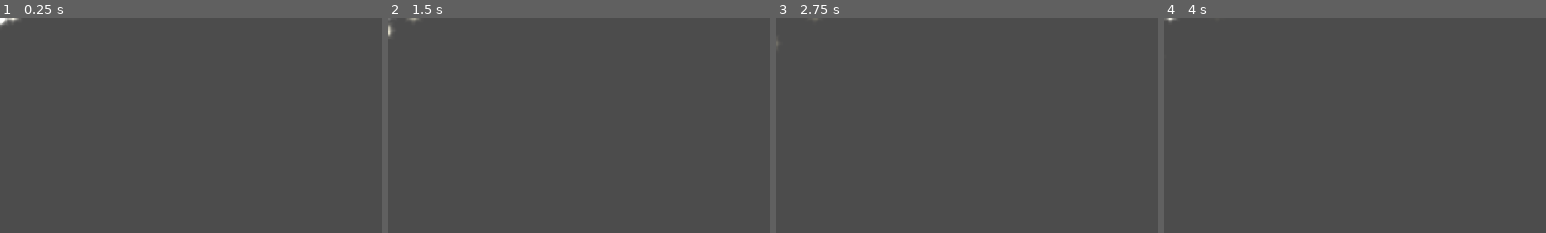
Above: before the commit, frames 1-4 (left to right).
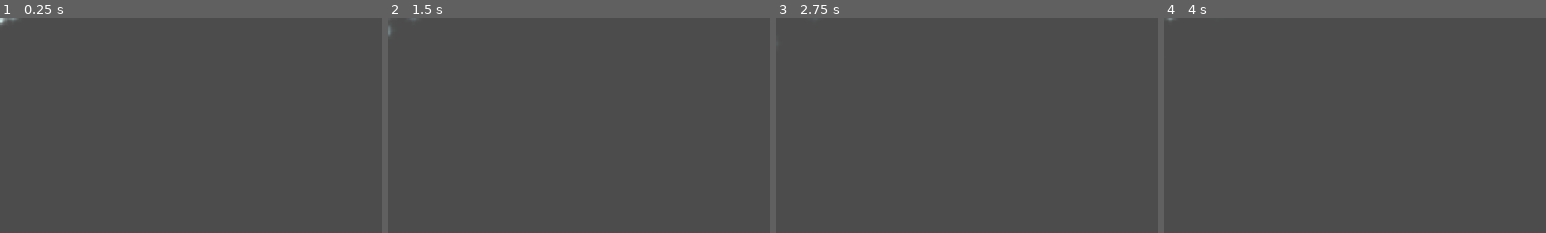
Above: after the commit, the same moments.

Repository: mephistia/haunt-and-seek
Game: Godot game, scene res://Scenes/Ghost.tscn
Same seed, same stepped clock (60 frames per second), same inputs: the game is played once before the commit and once after it. This scene is started directly instead of the project's main scene.
Inputs:
- Up to frame 1 (0.25 s): no input
- Up to frame 2 (1.5 s): tap Enter at 0.5 s; hold D (move_right) 0.53-1.28 s; hold Space (main_action) 0.53-1.28 s; hold S (move_down) from 1.28 s (still down); tap 1 (item_1) at 1.35 s
- Up to frame 3 (2.75 s): tap Space (main_action) at 1.55, 2.3 s; tap Enter at 2 s; release S (move_down) at 2.03 s; hold D (move_right) from 2.03 s (still down); hold 2 (item_2) from 2.03 s (still down)
- Up to frame 4 (4 s): tap Space (main_action) at 2.75, 2.85, 3.8 s; release D (move_right) at 2.78 s; release 2 (item_2) at 2.78 s; hold W (move_up) 2.78-3.53 s; tap Enter at 3.5 s; hold A (move_left) from 3.53 s (still down); hold 3 (tecla_3) from 3.53 s (still down)
The pictures show only the part of the screen within x 0-50%, y 0-50%; the shares and areas given below are measured in that part.

The runs differ from the first frame. In frame 1, 0.1% of the frame differs, in the area x 0-5%, y 0-4%; in frame 2, less than 0.1%; in frame 3, less than 0.1%; in frame 4, less than 0.1%.
Error in both runs: Attempt to call function 'get_node' in base 'null instance' on a null instance. (res://Scenes/Ghost.gd:28)

Commit message:
Começando modificar o rastro

Diff:
--- a/Scenes/Ghost.gd
+++ b/Scenes/Ghost.gd
@@ -30,14 +30,14 @@
 
 func _ready():
 	gamestate.connect("game_started", self, "game_has_started")
-	$RClickTimer.wait_time = cooldown
-	$RClickDuration.wait_time = duration
-	$RClickFeedback.hide()
+	$MainActionTimer.wait_time = cooldown
+	$MainActionDuration.wait_time = duration
+	$MainActionFeedback.hide()
 	$AnimatedSprite.animation = "ghost"
 	speed = normal_speed
 	detection_area = get_node("DetectionArea/DetectionShape").shape.radius * 2
-	$RClickTimer.connect("timeout", self, "_on_RClickTimer_timeout")
-	$RClickDuration.connect("timeout", self, "_on_RClickDuration_timeout")
+	$MainActionTimer.connect("timeout", self, "_on_MainActionTimer_timeout")
+	$MainActionDuration.connect("timeout", self, "_on_MainActionDuration_timeout")
 	randomize()
 	.on_ready() # Chamar função pai ("super")
 
@@ -55,7 +55,7 @@
 			maria.connect("stopped_capturing", self, "_on_Maria_stopped_capturing")
 
 func _process(delta):
-	$RClickFeedback.text = "%3.1f" % $RClickTimer.time_left
+	$MainActionFeedback.text = "%3.1f" % $MainActionTimer.time_left
 	# velocidade diminui quanto mais próximo de maria
 	if is_network_master() and maria:
 		var distance = maria.global_position.distance_to(global_position)
@@ -81,17 +81,17 @@
 				$AnimatedSprite.hide()
 
 func haunt(should_paralyze):
-	$RClickTimer.start()
-	$RClickDuration.start()
-	$RClickFeedback.show()
+	$MainActionTimer.start()
+	$MainActionDuration.start()
+	$MainActionFeedback.show()
 	rpc("play_random")
 	can_haunt = false
 	rpc("emit_haunting")
 	print("Paralisar? " + str(should_paralyze))
 	if (should_paralyze):
 		# randomizar tempo
-		$RClickDuration.wait_time = rand_range(0.8, 3.2)
-		$RClickTimer.wait_time = rand_range(5.3, 9.2)
+		$MainActionDuration.wait_time = rand_range(0.8, 3.2)
+		$MainActionTimer.wait_time = rand_range(5.3, 9.2)
 		if maria:
 			rpc("set_new_contained_diff", 25)
 		rpc("set_paralyzed", true)
@@ -99,7 +99,6 @@
 
 sync func set_new_contained_diff(value):
 	maria.max_contained_diff = value
-	print("Maria contained diff: " + str(value))
 
 sync func set_paralyzed(value):
 	is_paralyzed = value
@@ -110,12 +109,12 @@
 	else:
 		$AnimatedSprite.show()
 
-func _on_RClickTimer_timeout():
-	$RClickFeedback.hide()
+func _on_MainActionTimer_timeout():
+	$MainActionFeedback.hide()
 	if !is_on_detection_area:
 		can_haunt = true
 
-func _on_RClickDuration_timeout():
+func _on_MainActionDuration_timeout():
 	if is_paralyzed:
 		rset("puppet_pos", old_position)
 		position = old_position
@@ -167,7 +166,7 @@
 func _on_DetectionArea_body_exited(body):
 	if is_network_master() and body.get_name() == "Maria":
 		is_on_detection_area = false
-		if !can_haunt and $RClickTimer.time_left == 0:
+		if !can_haunt and $MainActionTimer.time_left == 0:
 			can_haunt = true
 	if is_network_master() and body.is_in_group("Objects"):
 		object_to_haunt = null
--- a/Scenes/Ghost.tscn
+++ b/Scenes/Ghost.tscn
@@ -21,7 +21,8 @@
 light_mode = 2
 
 [sub_resource type="Gradient" id=4]
-colors = PoolColorArray( 0.998291, 1, 0.992188, 1, 1, 0.884436, 0.356863, 0 )
+offsets = PoolRealArray( 0.0129032, 1 )
+colors = PoolColorArray( 0.866667, 1, 0.980392, 0.4, 0, 0.631373, 0.811765, 0 )
 
 [sub_resource type="GradientTexture" id=5]
 gradient = SubResource( 4 )
@@ -64,6 +65,7 @@
 light_mask = 3
 
 [node name="DetectionArea" type="Area2D" parent="." index="7"]
+visible = false
 position = Vector2( 0, -8 )
 
 [node name="DetectionShape" type="CollisionShape2D" parent="DetectionArea" index="0"]
--- a/Scenes/Maria.gd
+++ b/Scenes/Maria.gd
@@ -35,10 +35,10 @@
 
 func _ready():
 	gamestate.connect("game_started", self, "game_has_started")
-	$RClickTimer.wait_time = cooldown
-	$RClickDuration.wait_time = duration
+	$MainActionTimer.wait_time = cooldown
+	$MainActionDuration.wait_time = duration
 	$AnimatedSprite.animation = "maria"
-	$RClickFeedback.hide()
+	$MainActionFeedback.hide()
 	$CapturingVFX.emitting = false
 	.on_ready() # Chamar função pai ("super")
 
@@ -52,9 +52,8 @@
 
 
 func _process(delta):
-	$RClickFeedback.text = "%3.1f" % $RClickTimer.time_left
+	$MainActionFeedback.text = "%3.1f" % $MainActionTimer.time_left
 	if is_network_master():
-		# sempre mostra indicador
 		if ghost_is_haunting:
 			print("Detecting? " + str(is_being_detected))
 			sound_indicator.look_at(ghost.global_position)
@@ -81,9 +80,9 @@
 	.on_input(event)
 	if event.is_action_pressed("main_action") and can_capture and max_captures > 0:
 		if is_network_master():
-			$RClickTimer.start()
-			$RClickDuration.start()
-			$RClickFeedback.show()
+			$MainActionTimer.start()
+			$MainActionDuration.start()
+			$MainActionFeedback.show()
 			max_captures -= 1
 			can_capture = false
 			rpc("emit_capturing")
@@ -104,11 +103,11 @@
 	$CapturingVFX.emitting = true
 	emit_signal("capturing")
 
-func _on_RClickTimer_timeout():
-	$RClickFeedback.hide()
+func _on_MainActionTimer_timeout():
+	$MainActionFeedback.hide()
 	can_capture = true
 
-func _on_RClickDuration_timeout():
+func _on_MainActionDuration_timeout():
 	rpc("emit_stopped_capturing")
 
 	captures_count.text = str(max_captures)
--- a/Scenes/Player.tscn
+++ b/Scenes/Player.tscn
@@ -67,10 +67,10 @@
 editor_draw_limits = true
 editor_draw_drag_margin = true
 
-[node name="RClickTimer" type="Timer" parent="."]
+[node name="MainActionTimer" type="Timer" parent="."]
 one_shot = true
 
-[node name="RClickFeedback" type="Label" parent="."]
+[node name="MainActionFeedback" type="Label" parent="."]
 margin_left = -42.0
 margin_right = 42.0
 margin_bottom = 22.0
@@ -82,7 +82,7 @@
 "_edit_use_anchors_": false
 }
 
-[node name="RClickDuration" type="Timer" parent="."]
+[node name="MainActionDuration" type="Timer" parent="."]
 one_shot = true
 
 [node name="ItemArea" type="Area2D" parent="."]
